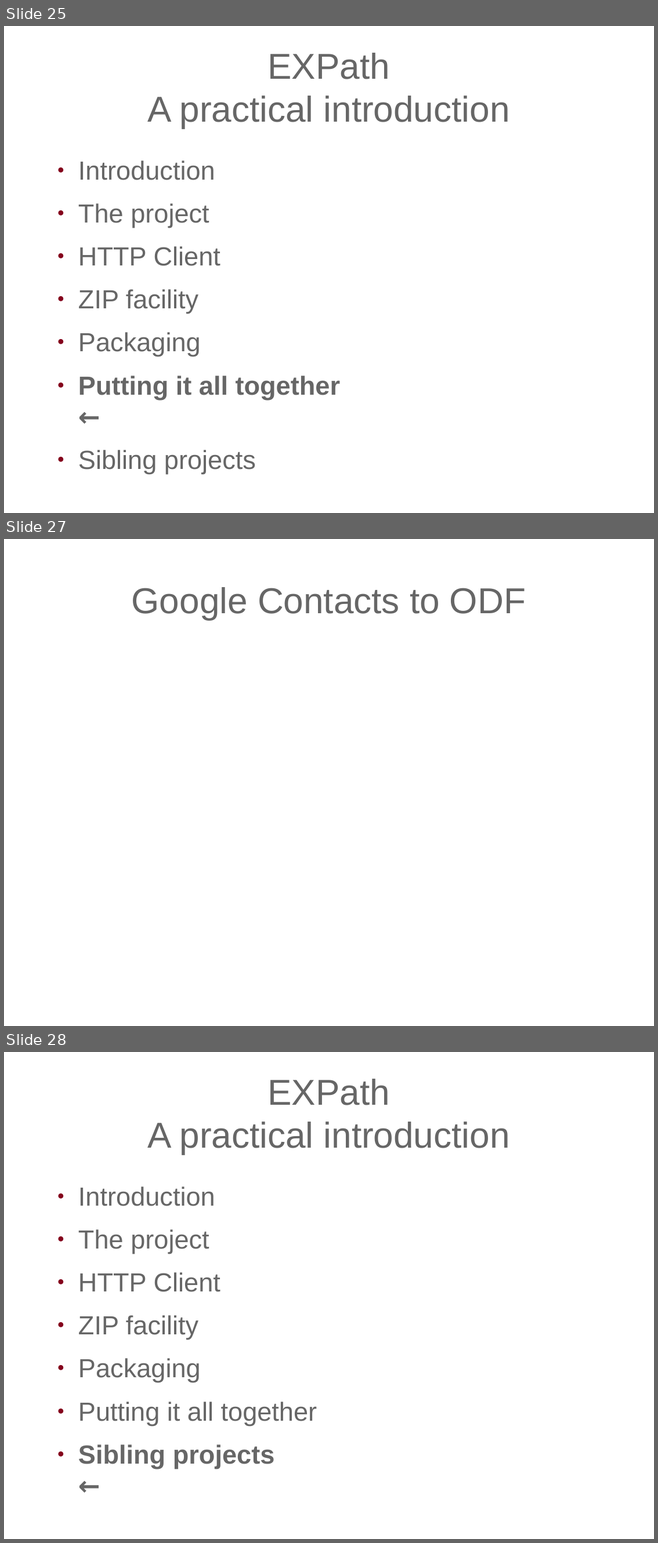
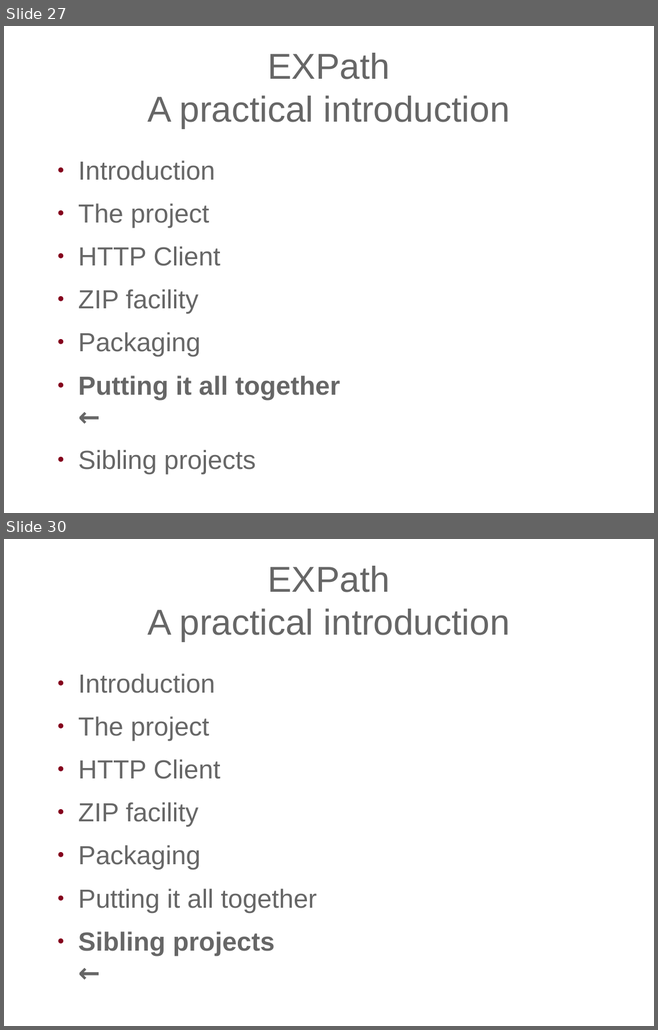
Before and after one commit to expath/expath-www, a slide deck: misc/2009-balisage/presentation/balisage-expath.odp. Shown one above the other, each under a label of ours: slides 25, 27 and 28 before the commit, slides 27 and 30 after it; the slides between them are not shown. The pictures are 658x1543 and 658x1030 pixels, drawn with LibreOffice and Linux fonts; fonts in the diff are those of the drawing; background and template pictures are left out. Boxes give left, top, right and bottom in pixels: in the first picture for what was removed or moved away, otherwise in the second. Text is boxed around its words. In the diff, an @@ line names an element or a change of style, - is before the commit and + after.

```diff
--- a/misc/2009-balisage/presentation/balisage-expath.odp
+++ b/misc/2009-balisage/presentation/balisage-expath.odp
@@ slide 27 removed at box(4, 539, 654, 1026), background picture (left out) @@
@@ title removed at box(132, 587, 525, 620) @@
-Google Contacts to ODF
@@ what was slide 25 is now slide 27 @@
@@ what was slide 28 is now slide 30 @@
```
Also in this commit, not shown: 5 slides changed, 4 slides added, 1 other slide removed, 2 other files.
